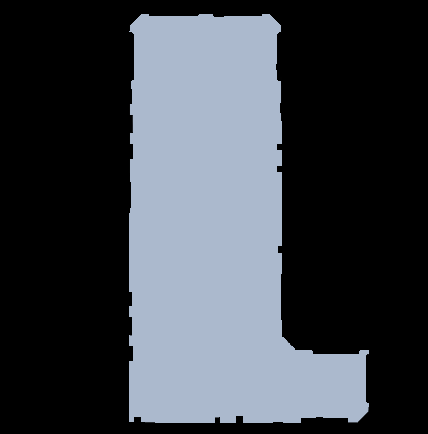
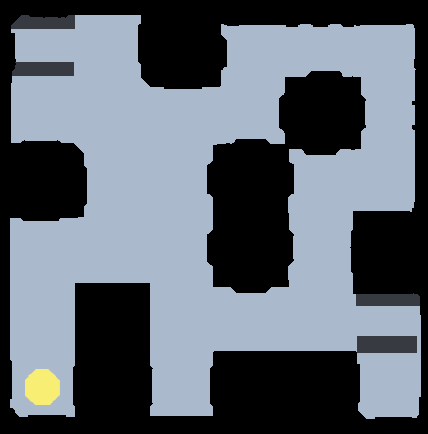
Revision of a layered (428, 434) image; what changed, layer by layer:
added group "stage2" with 8 layers above "tutorial2" over [10, 14, 421, 423]
added layer "스폰위치" in group "stage2" over [25, 369, 60, 405]
added group "벽" with 3 layers in group "stage2" over [10, 14, 421, 423]
added layer "벽_black" in group "벽" over [10, 14, 421, 423]
added layer "레이어 16" in group "벽" over [10, 14, 421, 353]
added layer "벽_gray" in group "벽" over [10, 14, 421, 423]
added layer "레이어 15" in group "stage2" over [10, 14, 421, 423]
hid group "tutorial2" (3 layers) over [10, 14, 421, 423]
